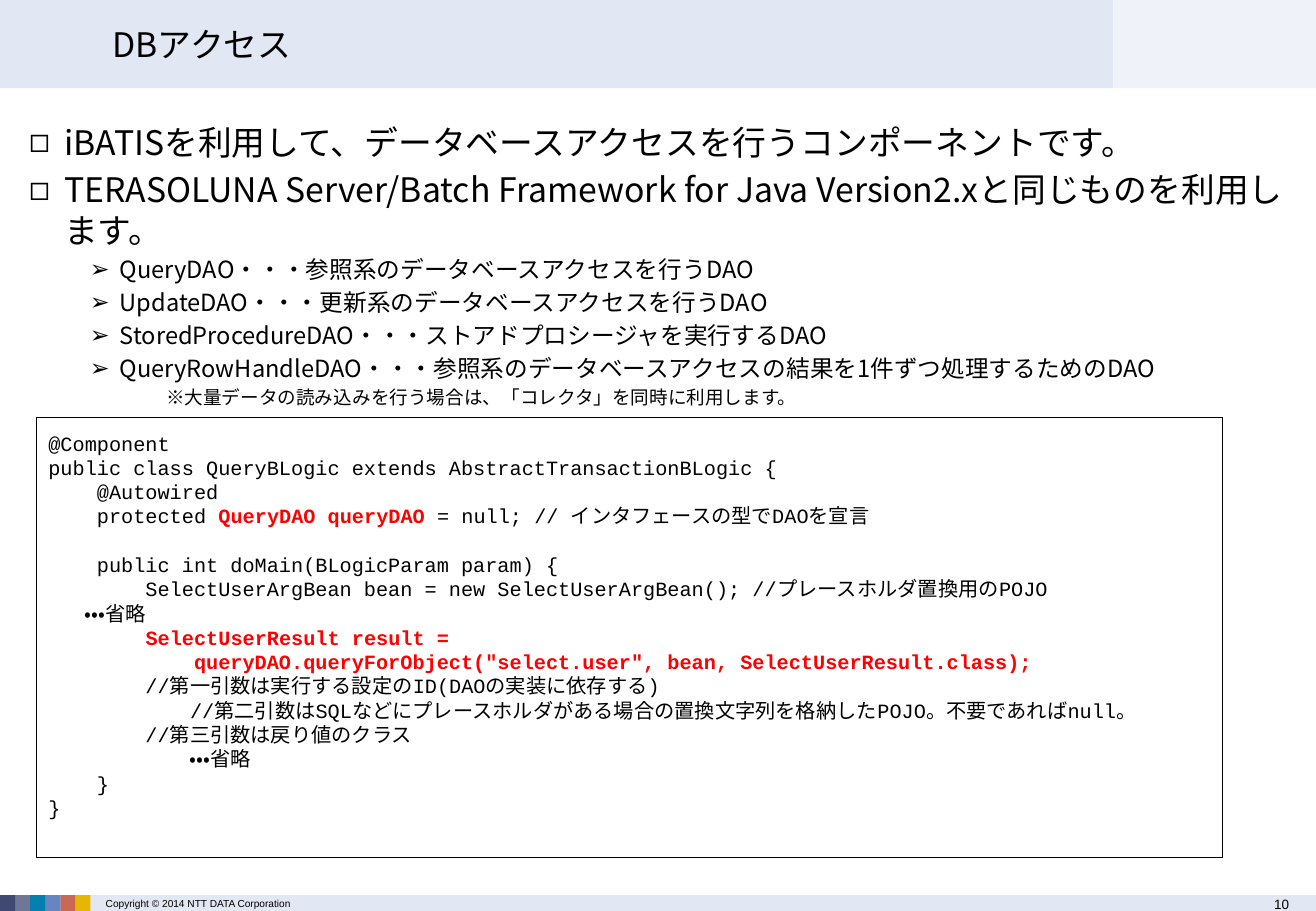
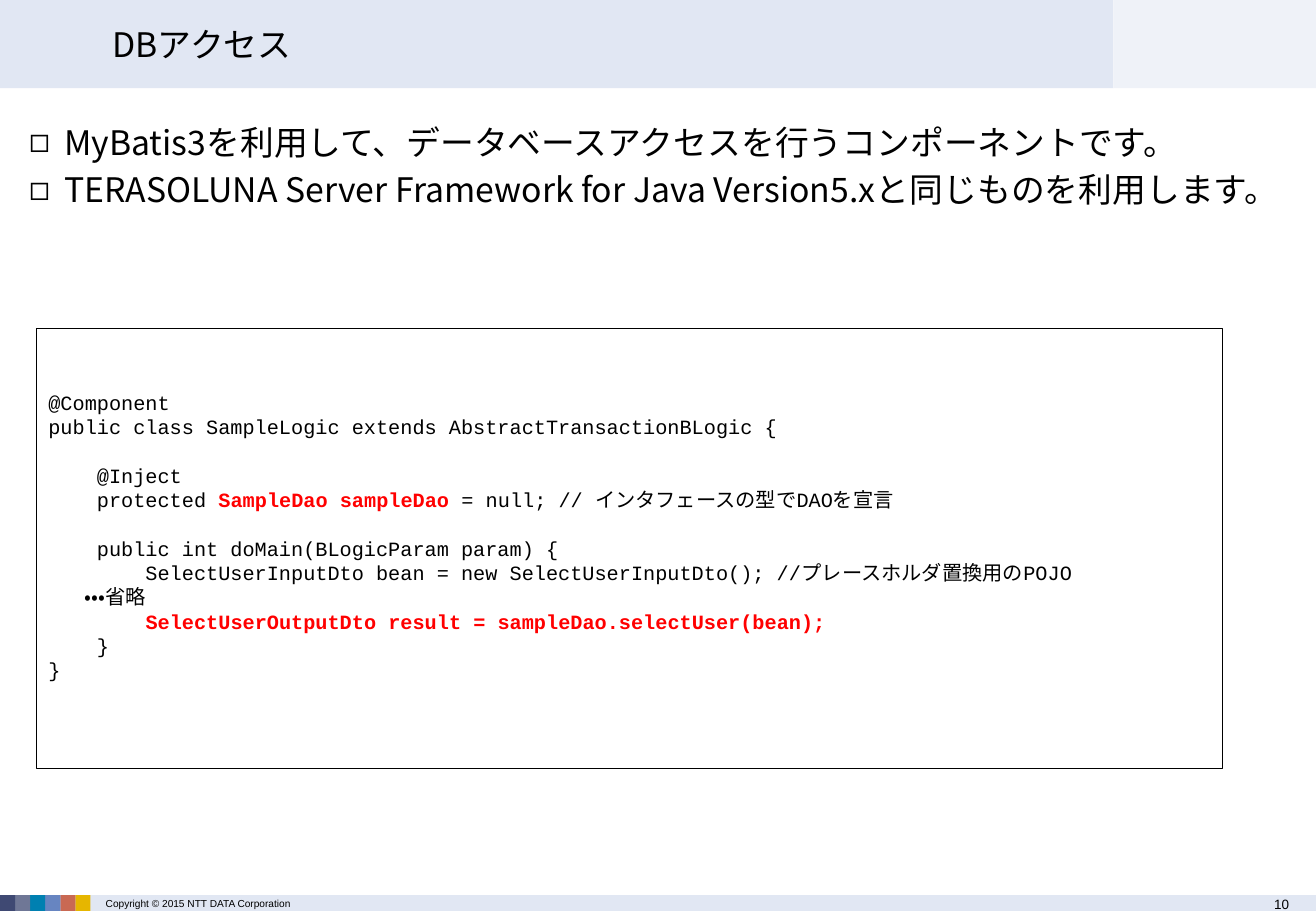
Before and after one commit to terasoluna-batch/terasoluna-doc, a slide deck: slide 10 of architecture/TERASOLUNA Batch Framework for Java Version 3.x 説明資料.pptx. Drawn at 1316x911 pixels with LibreOffice and Linux fonts; fonts in the diff are those of the drawing; background and template pictures are left out. Boxes give left, top, right and bottom in pixels: in the first picture for what was removed or moved away, otherwise in the second. Text is boxed around its words. In the diff, an @@ line names an element or a change of style, - is before the commit and + after.

```diff
--- a/architecture/TERASOLUNA Batch Framework for Java Version 3.x 説明資料.pptx
+++ b/architecture/TERASOLUNA Batch Framework for Java Version 3.x 説明資料.pptx
@@ text at (x1=64, y1=126, x2=1278, y2=205): text changed; size 14 to 20 pt @@
-◻ iBATISを利用して、データベースアクセスを行うコンポーネントです。
-◻ TERASOLUNA Server/Batch Framework for Java Version2.xと同じものを利用します。
-  ➢ QueryDAO・・・参照系のデータベースアクセスを行うDAO
-  ➢ UpdateDAO・・・更新系のデータベースアクセスを行うDAO
-  ➢ StoredProcedureDAO・・・ストアドプロシージャを実行するDAO
-  ➢ QueryRowHandleDAO・・・参照系のデータベースアクセスの結果を1件ずつ処理するためのDAO
-※大量データの読み込みを行う場合は、「コレクタ」を同時に利用します。
+◻ MyBatis3を利用して、データベースアクセスを行うコンポーネントです。
+◻ TERASOLUNA Server Framework for Java Version5.xと同じものを利用します。
@@ rectangle "@Component" moved from (x1=36, y1=418, x2=1222, y2=858) to (x1=36, y1=328, x2=1222, y2=768) @@
@@ text in rectangle at (x1=48, y1=420, x2=894, y2=512): text changed @@
-public class QueryBLogic extends AbstractTransactionBLogic {
-@Autowired
-protected QueryDAO queryDAO = null; // インタフェースの型でDAOを宣言
+public class SampleLogic extends AbstractTransactionBLogic {
+@Inject
+protected SampleDao sampleDao = null; // インタフェースの型でDAOを宣言
@@ text in rectangle at (x1=145, y1=566, x2=1072, y2=585): text changed @@
-SelectUserArgBean bean = new SelectUserArgBean(); //プレースホルダ置換用のPOJO
+SelectUserInputDto bean = new SelectUserInputDto(); //プレースホルダ置換用のPOJO
@@ text in rectangle at (x1=146, y1=614, x2=826, y2=634): text changed; text colour #000000 to #FF0000; bold on @@
-SelectUserResult result =
-queryDAO.queryForObject("select.user", bean, SelectUserResult.class);
-//第一引数は実行する設定のID(DAOの実装に依存する)
-//第二引数はSQLなどにプレースホルダがある場合の置換文字列を格納したPOJO。不要であればnull。
-//第三引数は戻り値のクラス
-・・・省略
+SelectUserOutputDto result = sampleDao.selectUser(bean);
@@ text at (x1=106, y1=900, x2=291, y2=909): text changed @@
-Copyright © 2014 NTT DATA Corporation
+Copyright © 2015 NTT DATA Corporation
```
Also in this commit, not shown: 14 other slides changed, 1 slide added, 1 slide removed, 1 other file.
